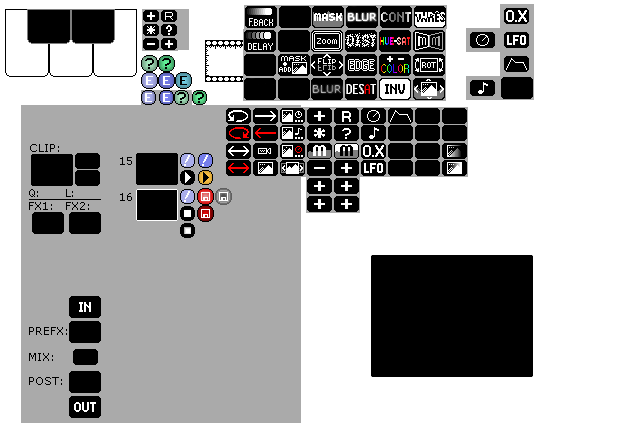
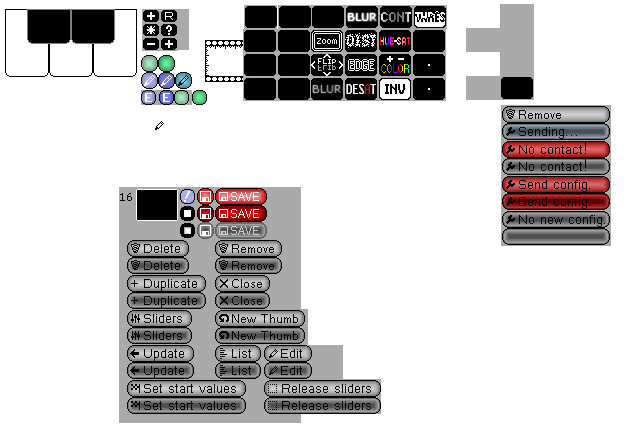
The second 626x444 image is a revision of the first. Changes to its layers:
hid "CLIP:" over [30, 144, 59, 152]
added layer "Nytt lag" above "New Layer#5" over [130, 75, 605, 410]
added layer "New Layer#5" above "New Layer#4" over [119, 105, 611, 414]
hid "New Layer#4", painted on it over [21, 5, 533, 423]
